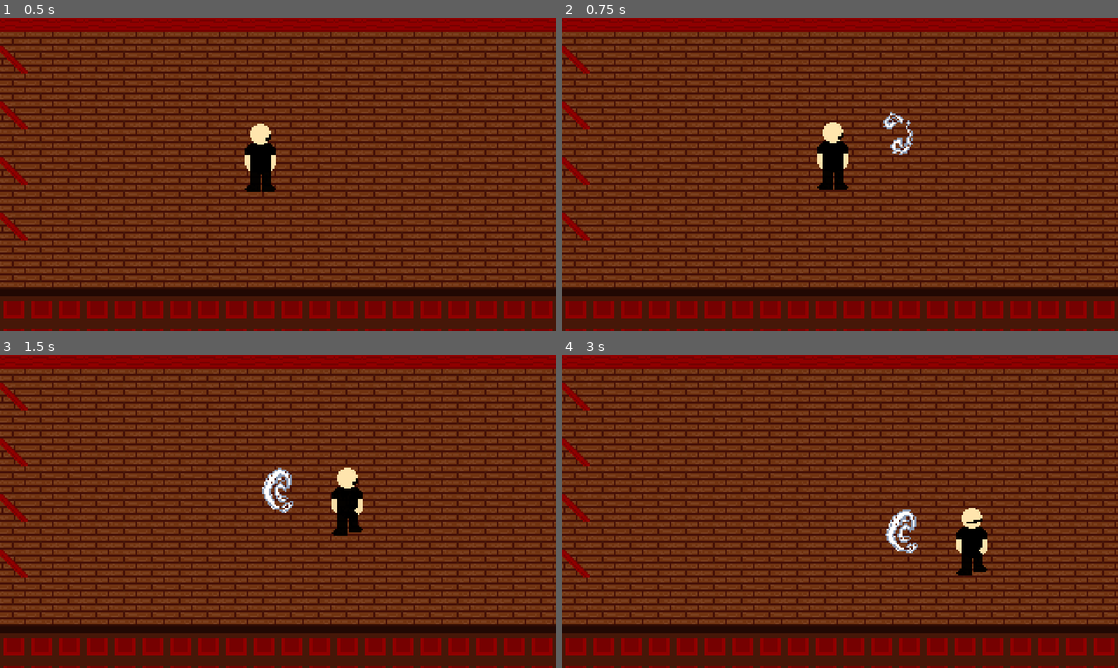
Above: before the commit, frames 1-4 (two rows, left to right).
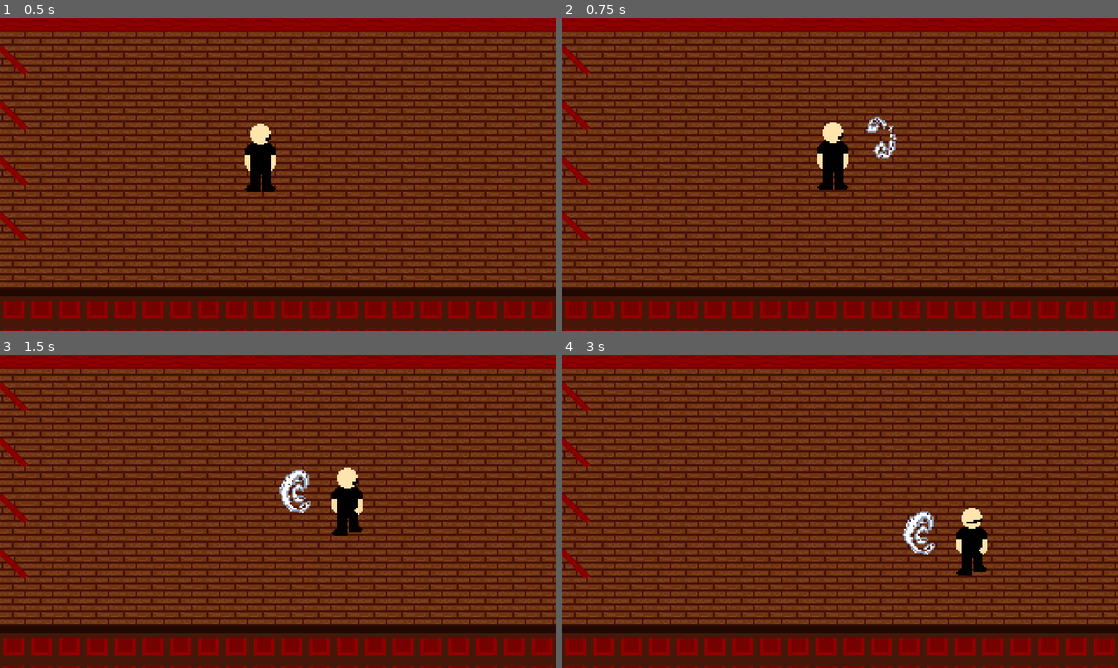
Above: after the commit, the same moments.

Repository: therritt/theater_game_v1
Game: Godot game, scene res://scenes/world.tscn
The game is run twice, just before and just after one commit, with the same random seed, the same clock (stepped at 60 frames per second) and the same inputs.
Inputs (mouse positions are in pixels of both pictures, inside the frame that each line leads up to):
- Up to frame 1 (0.5 s): no input
- Up to frame 2 (0.75 s): tap Enter at 0.5 s; move the mouse to (962, 158) at 0.52 s; press the mouse at (962, 158) at 0.53 s; hold D (right) from 0.53 s (still down)
- Up to frame 3 (1.5 s): move the mouse to (166, 527) at 1.27 s; release D (right) at 1.28 s; release the mouse at (166, 527) at 1.28 s; hold S (down) from 1.28 s (still down); click (166, 527) at 1.35 s
- Up to frame 4 (3 s): move the mouse to (895, 442) at 2.02 s; release S (down) at 2.03 s; press the mouse at (895, 442) at 2.03 s; hold D (right) 2.03-2.78 s; move the mouse to (812, 574) at 2.77 s; release the mouse at (812, 574) at 2.78 s; hold W (up) from 2.78 s (still down); click (812, 574) at 2.85 s

Frame 1 is identical in both runs. In frame 2, 0.5% of the frame differs, in the area x 54-64%, y 30-45%; in frame 3, 0.7%, in the area x 47-56%, y 36-51%; in frame 4, 0.7%.

Commit message:
lowered def attack range

Diff:
--- a/scripts/attacks/default_attack.tres
+++ b/scripts/attacks/default_attack.tres
@@ -5,6 +5,6 @@
 
 [resource]
 script = ExtResource("1_k860q")
-range = 30.0
+range = 20.0
 attack_scene = ExtResource("1_2u23c")
 metadata/_custom_type_script = "uid://jrgxqe0ndgjq"
